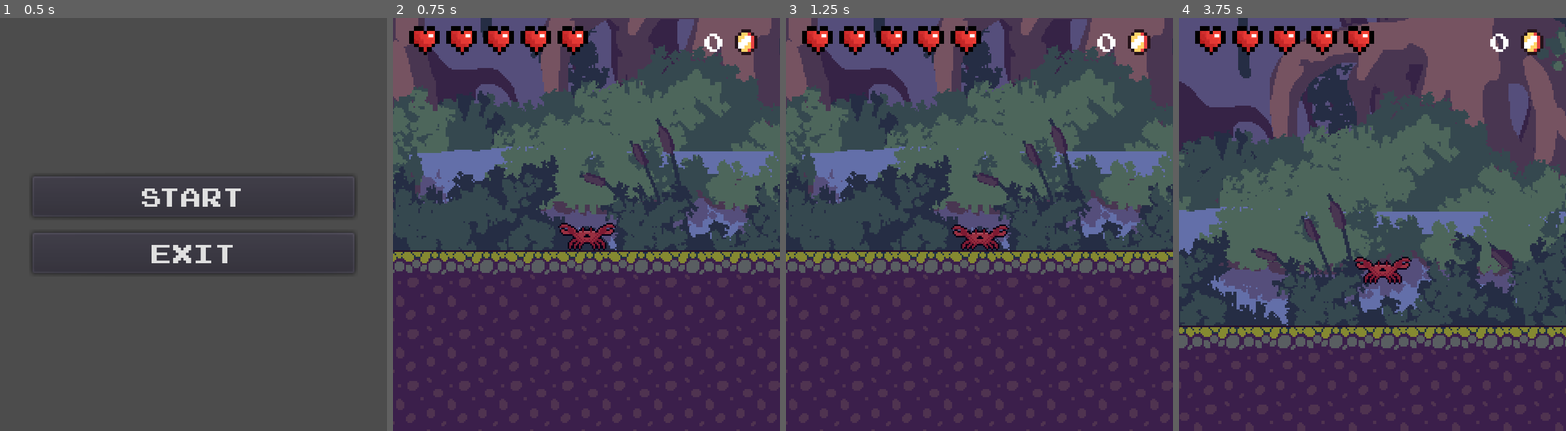
Above: before the commit, frames 1-4 (left to right).
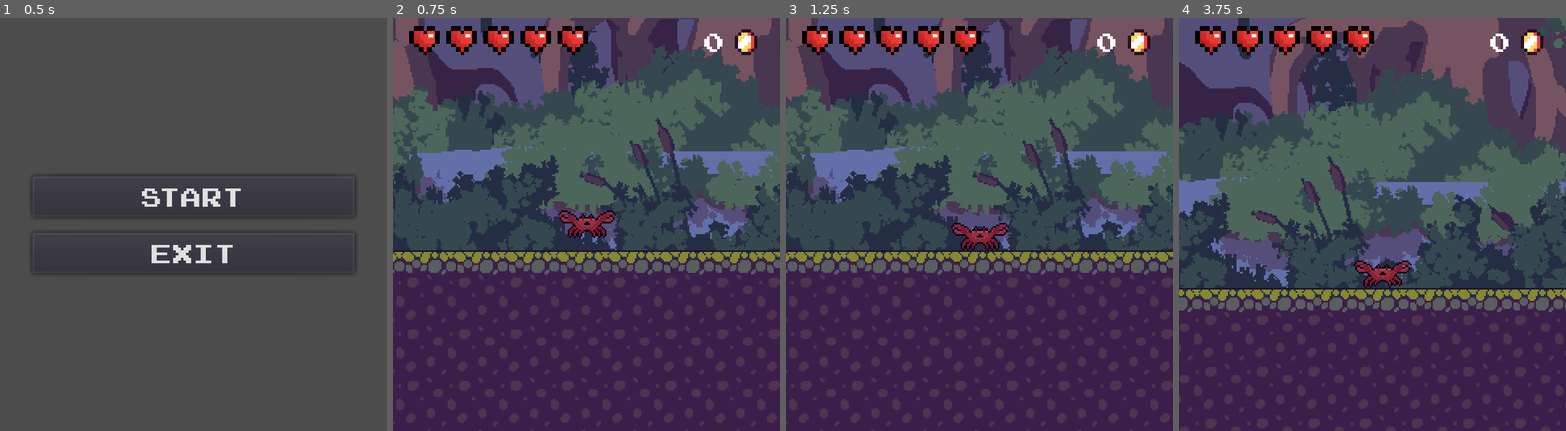
Above: after the commit, the same moments.

Repository: drxwat/platfromer-101-public
Game: Godot game, scene res://ui/main_screen/MainScreen.tscn
Two runs of this game, one before a commit and one after it. Both use one fixed random seed, a clock stepped at 60 frames per second and the inputs below.
Inputs:
- Up to frame 1 (0.5 s): no input
- Up to frame 2 (0.75 s): click "START" at 0.5 s
- Up to frame 3 (1.25 s): no input
- Up to frame 4 (3.75 s): hold D (move_right) 1.28-2.78 s; tap W (jump) at 1.35, 1.52, 1.82, 2.1, 2.27, 2.57, 2.85, 3.6 s; hold A (move_left) 2.78-3.53 s; hold D (move_right) from 3.53 s (still down)

Frame 1 is identical in both runs. In frame 2, 0.9% of the frame differs, in the area x 42-58%, y 46-57%; in frame 3, 0.4%; in frame 4, 43%, in the area x 0-100%, y 0-81%.

Commit message:
Changing the mechanics of the player's jump

Diff:
--- a/player/Player.gd
+++ b/player/Player.gd
@@ -18,6 +18,16 @@
 var jump := 0
 var points := 0
 
+# new code
+# accelerate is static and only gravity (but maybe add friction in future)
+var acc_gravity := Vector2.DOWN * 9.8	#typical
+var force_jump := 320.0;
+var _speed_in_air := Vector2.ZERO
+var _speed_on_surface := 100.0;		# speed controlled by the player
+var _speed_left := Vector2.ZERO
+var _speed_right := Vector2.ZERO
+var _speed_total := Vector2.ZERO	# sum all vectors
+
 onready var animated_sprite := $AnimatedSprite
 onready var ray_cast_down := $RayCasDown
 onready var animation_player := $AnimationPlayer
@@ -28,8 +38,6 @@
 	_play_animation("idle")
 
 func _physics_process(delta: float):
-	var move_direction = gravity
-
 	if push_point and global_position.distance_to(push_point) >= 5:
 		if move_and_collide(global_position.direction_to(push_point) * PUSH_SPEED * delta):
 			push_point = null
@@ -38,31 +46,37 @@
 		return
 	elif push_point:
 		push_point = null
-
+#calculate speeds
 	if Input.is_action_pressed("move_left"):
-		move_direction.x = -1
+		_speed_left = Vector2.LEFT * _speed_on_surface;
 		animated_sprite.flip_h = true
-	elif Input.is_action_pressed("move_right"):
-		move_direction.x = 1
+	if Input.is_action_pressed("move_right"):
+		_speed_right = Vector2.RIGHT * _speed_on_surface;
 		animated_sprite.flip_h = false
 
-	if Input.is_action_just_pressed("jump") and jump < 1:
-		jump += 1
-		jump_velocity = JUMP_STRENGTH
+	if Input.is_action_just_released("move_left"):
+		_speed_left = Vector2.ZERO
+	if Input.is_action_just_released("move_right"):
+		_speed_right = Vector2.ZERO
 
 	if is_on_floor():
-		jump = 0
+		if Input.is_action_just_pressed("jump"):
+			_speed_in_air = Vector2.UP * force_jump
+		else:
+			_speed_in_air = Vector2.ZERO
+	elif is_on_ceiling():
+		_speed_in_air.y = max(_speed_in_air.y, 0)
 
-	if jump_velocity < 0.0:
-		jump_velocity += gravity.y * delta * 4
-		move_direction.y = jump_velocity
+	_speed_in_air += acc_gravity
+	_speed_total = _speed_left + _speed_right + _speed_in_air
 
-	if move_direction.y > 0 and ray_cast_down.is_colliding():
+	_play_move_animation(_speed_total)
+	move_and_slide(_speed_total, Vector2.UP)
+
+	if _speed_total.y > 0 and ray_cast_down.is_colliding():
 		var enemy = ray_cast_down.get_collider()
 		hit_enemy(enemy)
 
-	_play_move_animation(move_direction)
-	move_and_slide(move_direction * speed, Vector2.UP)
 
 	if invulnerable_time >= 0:
 		invulnerable_time -= delta
